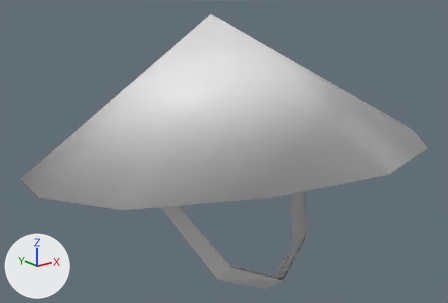
Before and after pictures for a commit that changed the COLLADA model art/meshes/props/helmet/chin_ricehat.dae.
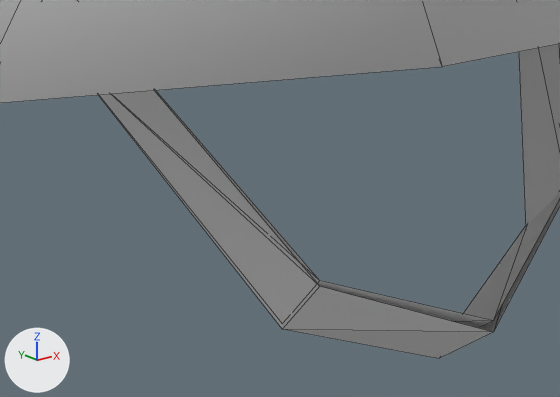
There are two pictures of each version: one whole from a camera (50 mm lens) standing at (-1.283, -1.61, 0.972) and looking at (-0.004, -0.012, 0.333), one close up on the part from 29% to 68% of the width and 59% to 99% of the height. The axes (+X, +Y, +Z) are drawn at lower left. The lights are the same throughout. The close-ups show mesh edges as thin lines. Where no turn or scale is listed for an object, it has been applied to the vertices. Vertices at the same position are counted once.

Script lines for the objects in view, before the commit:
```python
me_chin_ricehat_001_mesh = bpy.data.meshes.new('chin_ricehat_001-mesh')
me_chin_ricehat_001_mesh.from_pydata(...)  # 38 vertices, 46 faces; spans x -0.668..0.668, y -0.69..0.669, z -0.101..0.793
ob_mesh = bpy.data.objects.new('Mesh', me_chin_ricehat_001_mesh)
ob_mesh.location = (0.0, 0.0, 0.0)
```
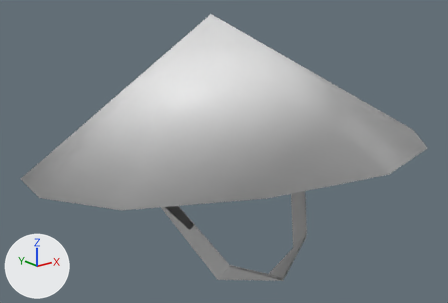
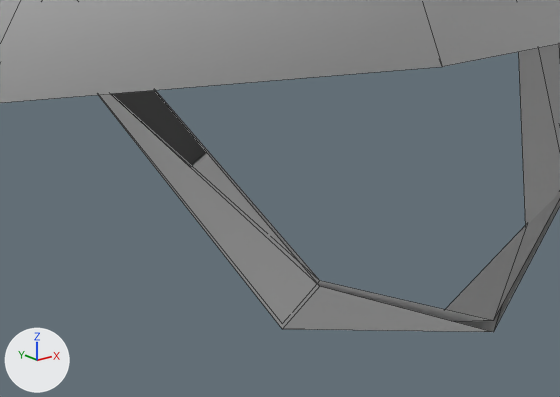
The newer file is also rescaled (x0.869), turned or shifted as a whole; pictures and numbers use the older file's frame.

Changed parts and their boxes [x1, y1, x2, y2] in the close-ups (560 x 397 px; the box of a moved part takes in the faces that stretch with it):
'Mesh', reshaped
    before: [0, 0, 560, 359]
    after: [0, 0, 560, 332]
part 1 of me_chin_ricehat_001_mesh, moved or reshaped
    before: [284, 225, 527, 359]
    after: [445, 225, 527, 332]

What the commit changed:
me_chin_ricehat_001_mesh has 38 vertices, 46 faces and spans x -0.668..0.668, y -0.69..0.669, z -0.101..0.793.
me_chin_ricehat_001_mesh is used by ob_mesh; location (0.0, 0.0, 0.0).
Part 1, on me_chin_ricehat_001_mesh:
Vertex 21 of me_chin_ricehat_001_mesh moves from (0.0, -0.237, -0.101) at pixel (438, 358) to (0.0, -0.237, -0.063).
Vertex 35 of me_chin_ricehat_001_mesh moves from (0.004, -0.231, -0.092) to (0.004, -0.231, -0.054).
